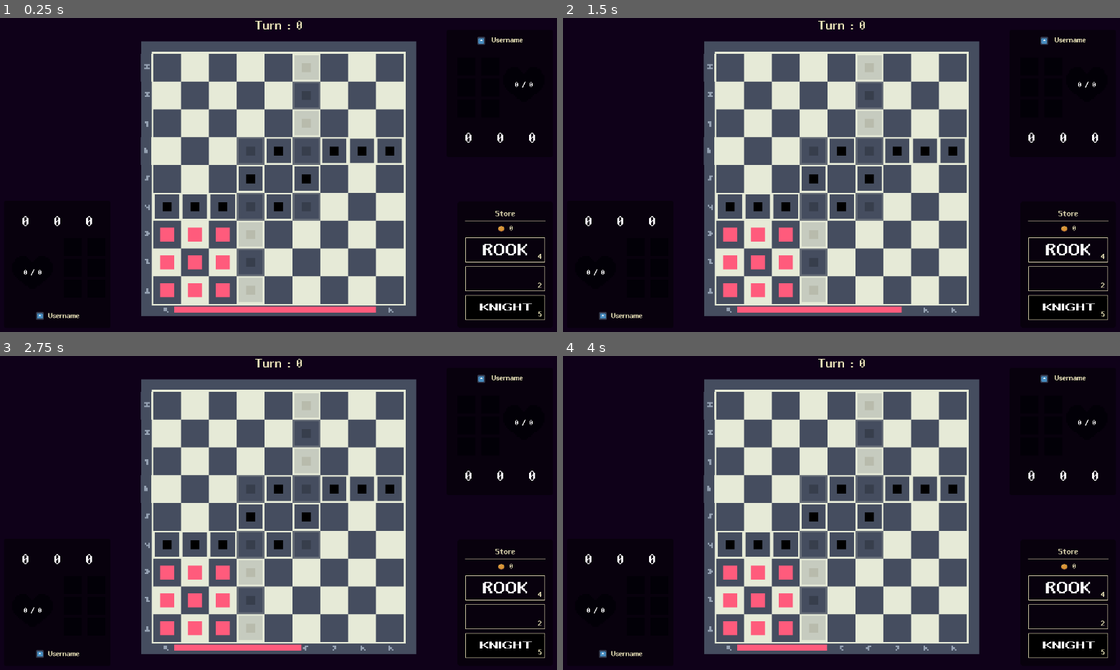
Above: before the commit, frames 1-4 (two rows, left to right).
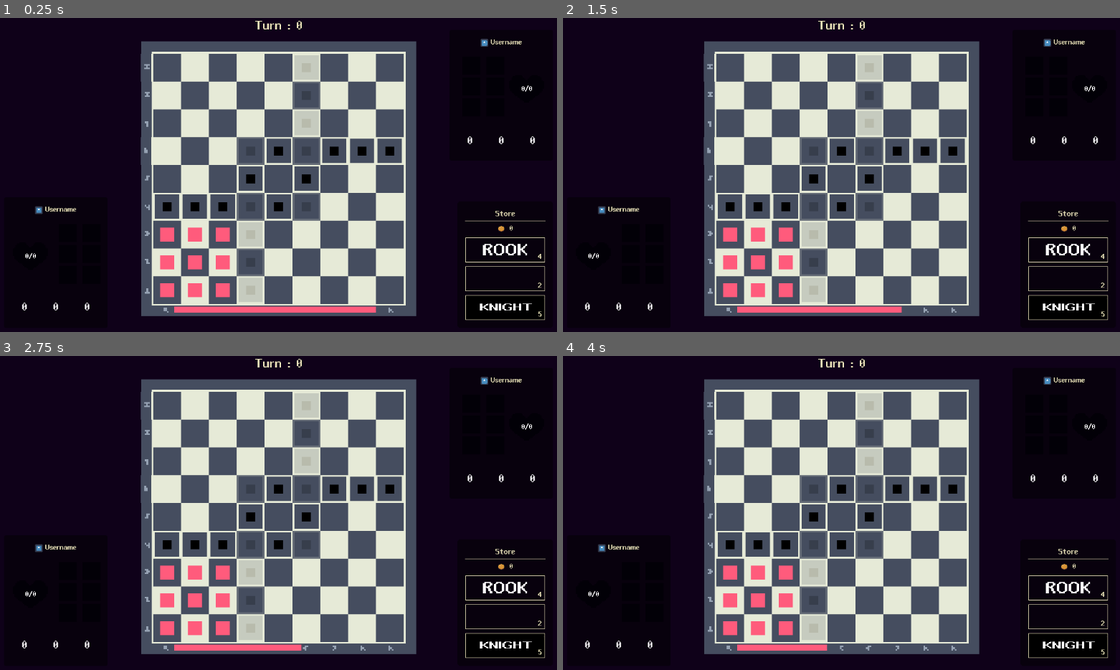
Above: after the commit, the same moments.

Repository: Juanxpeke/GD-FPSJuegos
Game: Godot game, scene res://Core/Maps/shejo_map.tscn
Same seed, same stepped clock (60 frames per second), same inputs: the game is played once before the commit and once after it. This scene is started directly instead of the project's main scene. The engine's default icon, where the game draws it, is replaced by a stand-in: a white triangle on a blue panel in a dark square. Sound files missing from this copy of the repository are replaced by a short silence.
Inputs (mouse positions are in pixels of both pictures, inside the frame that each line leads up to):
- Up to frame 1 (0.25 s): no input
- Up to frame 2 (1.5 s): click (585, 222) at 0.52 s; click "4" at 1.25 s
- Up to frame 3 (2.75 s): click "2" at 2 s
- Up to frame 4 (4 s): click "5" at 2.75 s; click (585, 560) at 3.52 s

The runs differ from the first frame. In frame 1, 0.6% of the frame differs, in the area x 3-97%, y 5-97%; in frame 2, 0.6%; in frame 3, 0.6%; in frame 4, 0.6%.
Error in both runs: Invalid access to property or key 'role' on a base object of type 'Nil'. (res://Core/UI/HUD/PlayerInterface/player_interface.gd:41)

Commit message:
feat: better hud styles

Diff:
--- a/Core/UI/HUD/PlayerInterface/active_skill_button.gd
+++ b/Core/UI/HUD/PlayerInterface/active_skill_button.gd
@@ -18,6 +18,7 @@
 	active_button.disabled = true
 	active_button.texture_disabled = active_skill.icon
 	active_button.texture_normal = active_skill.icon
+	active_button.material.set_shader_parameter("bordered", true)
 	active_button.material.set_shader_parameter("monochrome", false)
 	active_button.mouse_default_cursor_shape = Control.CURSOR_ARROW
 
@@ -31,6 +32,7 @@
 	active_button.disabled = false
 	active_button.texture_disabled = active_skill.icon
 	active_button.texture_normal = active_skill.icon
+	active_button.material.set_shader_parameter("bordered", false)
 	active_button.material.set_shader_parameter("monochrome", false)
 	active_button.mouse_default_cursor_shape = Control.CURSOR_POINTING_HAND
 
@@ -42,6 +44,7 @@
 	active_button.disabled = true
 	active_button.texture_disabled = active_skill.icon
 	active_button.texture_normal = active_skill.icon
+	active_button.material.set_shader_parameter("bordered", false)
 	active_button.material.set_shader_parameter("monochrome", true)
 	active_button.mouse_default_cursor_shape = Control.CURSOR_ARROW
 
@@ -64,8 +67,11 @@
 # Sets the active skill
 func set_active_skill(active_skill: ResActiveSkill) -> void:
 	if active_skill.active:
+		MultiplayerManager.log_msg('set_active_skill')
 		_display_active_layout(active_skill)
 	elif active_skill.cooldown_remaining > 0:
+		MultiplayerManager.log_msg('set_cooldown_skill')
 		_display_cooldown_layout(active_skill)
 	else:
+		MultiplayerManager.log_msg('set_activable_skill')
 		_display_activable_layout(active_skill)
--- a/Core/UI/HUD/PlayerInterface/active_skill_button.gdshader
+++ b/Core/UI/HUD/PlayerInterface/active_skill_button.gdshader
@@ -1,5 +1,6 @@
 shader_type canvas_item;
 
+uniform bool bordered;
 uniform bool monochrome;
 
 float circle(vec2 position, float radius, float feather)
@@ -11,9 +12,28 @@
 {
 	COLOR.a = 1.0 - circle(UV, 0.5, 0.005);
 
-	if (monochrome)
+	if (bordered)
 	{
-		float avg = (COLOR.r + COLOR.g + COLOR.b) / 3.0;
-    	COLOR.rgb = vec3(avg);
+		vec4 border_color = vec4(1.0, 1.0, 1.0, 1.0);
+		vec4 border_transparent_color = vec4(border_color.rgb, 0.0);
+		vec4 anim_border_color = mix(border_transparent_color, border_color, abs(sin(TIME * 1.0)));
+
+		float size_x = 1.0 / float(textureSize(TEXTURE, 0).x);
+		float size_y = 1.0 / float(textureSize(TEXTURE, 0).y);
+
+		float alpha = -4.0 * COLOR.a;
+		alpha += 1.0 - circle(UV + vec2(size_x, 0), 0.5, 0.005);
+		alpha += 1.0 - circle(UV + vec2(-size_x, 0), 0.5, 0.005);
+		alpha += 1.0 - circle(UV + vec2(0, size_y), 0.5, 0.005);
+		alpha += 1.0 - circle(UV + vec2(0, -size_y), 0.5, 0.005);;
+
+		vec4 final_color = mix(COLOR, anim_border_color, clamp(alpha, 0.0, 1.0));
+		COLOR = final_color;
+	}
+	else if (monochrome)
+	{
+		float average_color = (COLOR.r + COLOR.g + COLOR.b) / 3.0;
+		float average_decresed_color = average_color * 0.6;
+    	COLOR.rgb = vec3(average_decresed_color);
 	}
 }
--- a/Core/UI/HUD/PlayerInterface/active_skill_button.tscn
+++ b/Core/UI/HUD/PlayerInterface/active_skill_button.tscn
@@ -4,11 +4,13 @@
 [ext_resource type="Shader" path="res://Core/UI/HUD/PlayerInterface/active_skill_button.gdshader" id="1_jj5ec"]
 
 [sub_resource type="ShaderMaterial" id="ShaderMaterial_fa1t6"]
+resource_local_to_scene = true
 shader = ExtResource("1_jj5ec")
+shader_parameter/bordered = null
 shader_parameter/monochrome = false
 
 [node name="ActiveSkillButton" type="Control"]
-custom_minimum_size = Vector2(52, 52)
+custom_minimum_size = Vector2(48, 48)
 layout_mode = 3
 anchors_preset = 0
 script = ExtResource("1_04jr1")
@@ -16,7 +18,7 @@
 [node name="ActiveButton" type="TextureButton" parent="."]
 unique_name_in_owner = true
 material = SubResource("ShaderMaterial_fa1t6")
-custom_minimum_size = Vector2(52, 52)
+custom_minimum_size = Vector2(48, 48)
 layout_mode = 1
 anchors_preset = 15
 anchor_right = 1.0
@@ -28,6 +30,7 @@
 
 [node name="CooldownLabel" type="Label" parent="."]
 unique_name_in_owner = true
+texture_filter = 2
 layout_mode = 1
 anchors_preset = 15
 anchor_right = 1.0
@@ -37,7 +40,7 @@
 grow_horizontal = 2
 grow_vertical = 2
 theme_override_colors/font_color = Color(1, 1, 1, 1)
-theme_override_font_sizes/font_size = 32
+theme_override_font_sizes/font_size = 24
 text = "0"
 horizontal_alignment = 1
 vertical_alignment = 1
--- a/Core/UI/HUD/PlayerInterface/active_skills_list.gd
+++ b/Core/UI/HUD/PlayerInterface/active_skills_list.gd
@@ -36,4 +36,6 @@
 	self.player = player
 	player.skills_changed.connect(_update_layout)
 	GameManager.map.skill_activated.connect(_update_layout)
+	GameManager.map.turn_ended.connect(_update_layout) # REVIEW: This could be called before active skills are updated
+	GameManager.map.match_ended.connect(_update_layout) # REVIEW: This could be called before active skills are updated
 	_update_layout()
--- a/Core/UI/HUD/PlayerInterface/active_skills_list.tscn
+++ b/Core/UI/HUD/PlayerInterface/active_skills_list.tscn
@@ -7,7 +7,7 @@
 [node name="ActiveSkillsList" type="HBoxContainer"]
 offset_right = 180.0
 offset_bottom = 52.0
-theme_override_constants/separation = 12
+theme_override_constants/separation = 15
 alignment = 1
 script = ExtResource("1_wjhc0")
 clear_texture = ExtResource("2_4xpd0")
--- a/Core/UI/HUD/PlayerInterface/life_bar.gd
+++ b/Core/UI/HUD/PlayerInterface/life_bar.gd
@@ -15,7 +15,7 @@
 # Updates the layout
 func _update_layout() -> void:
 	life_progress_bar.value = player.current_health
-	life_label.text = str(player.current_health) + " / "  + str(player.role.initial_health)
+	life_label.text = str(player.current_health) + "/"  + str(player.role.initial_health)
 
 # Public
 
--- a/Core/UI/HUD/PlayerInterface/life_bar.tscn
+++ b/Core/UI/HUD/PlayerInterface/life_bar.tscn
@@ -8,8 +8,8 @@
 bg_color = Color(0, 0, 0, 0)
 
 [node name="LifeBar" type="PanelContainer"]
-offset_right = 80.0
-offset_bottom = 62.0
+offset_right = 70.0
+offset_bottom = 55.0
 theme_override_styles/panel = SubResource("StyleBoxFlat_ymp8i")
 script = ExtResource("3_n8vxg")
 metadata/_edit_group_ = true
@@ -33,6 +33,6 @@
 grow_horizontal = 2
 grow_vertical = 2
 theme_override_colors/font_color = Color(1, 1, 1, 1)
-text = "0 / 0"
+text = "0/0"
 horizontal_alignment = 1
 vertical_alignment = 1
--- a/Core/UI/HUD/PlayerInterface/passive_skills_list.gd
+++ b/Core/UI/HUD/PlayerInterface/passive_skills_list.gd
@@ -27,14 +27,19 @@
 
 # Updates the layout
 func _update_layout() -> void:
-	for i in range(item_count):
-		if i >= player.get_skills().size():
+	var item_idx: int = 0
+
+	for skill in player.get_skills():
+		if item_idx >= item_count:
 			break
 
-		var skill = player.get_skills()[i]
-		set_item_icon(i, skill.icon)
-		set_item_metadata(i, { "name": skill.name, "description": skill.description })
-		set_item_tooltip(i, str(i))
+		if skill is ResActiveSkill:
+			continue
+
+		set_item_icon(item_idx, skill.icon)
+		set_item_metadata(item_idx, { "name": skill.name, "description": skill.description })
+		set_item_tooltip(item_idx, str(item_idx))
+		item_idx += 1
 
 
 # Public
@@ -43,5 +48,4 @@
 func set_player(player: Player) -> void:
 	self.player = player
 	player.skills_changed.connect(_update_layout)
-	GameManager.map.skill_activated.connect(_update_layout)
 	_update_layout()
--- a/Core/UI/HUD/PlayerInterface/player_interface.gd
+++ b/Core/UI/HUD/PlayerInterface/player_interface.gd
@@ -8,8 +8,8 @@
 @onready var life_bar: LifeBar = $LifeBar
 @onready var passive_skills_list: PassiveSkillsList = $PassiveSkillsList
 @onready var active_skills_list: ActiveSkillsList = $ActiveSkillsList
-@onready var role_icon: TextureRect = $RoleIcon
-@onready var peer_name_label: Label = $PeerNameLabel
+@onready var role_icon: TextureRect = $TopContainer/RoleIcon
+@onready var peer_name_label: Label = $TopContainer/PeerNameLabel
 
 # Private
 
--- a/Core/UI/HUD/hud.tscn
+++ b/Core/UI/HUD/hud.tscn
@@ -23,8 +23,8 @@
 
 [node name="HUD" type="CanvasLayer"]
 script = ExtResource("1_ku5ab")
-metadata/_edit_horizontal_guides_ = [624.0, 648.0, 24.0, 264.0]
-metadata/_edit_vertical_guides_ = [24.0, 1128.0, 1112.0, 40.0]
+metadata/_edit_horizontal_guides_ = [624.0, 648.0, 24.0, 59.0, 75.0, 207.0, 223.0, 395.0, 411.0]
+metadata/_edit_vertical_guides_ = [24.0, 1128.0, 1112.0]
 
 [node name="PlayerInterface" type="Panel" parent="."]
 unique_name_in_owner = true
@@ -32,8 +32,8 @@
 anchor_top = 1.0
 anchor_bottom = 1.0
 offset_left = 40.0
-offset_top = -264.0
-offset_right = 222.0
+offset_top = -271.0
+offset_right = 216.0
 offset_bottom = -40.0
 grow_vertical = 0
 pivot_offset = Vector2(0, 224)
@@ -41,136 +41,151 @@
 script = ExtResource("2_miedf")
 turn_indicator_color = Color(0.345098, 0.811765, 0.521569, 1)
 
-[node name="LifeBar" parent="PlayerInterface" instance=ExtResource("3_pdxq5")]
-layout_mode = 1
-anchors_preset = 2
-anchor_top = 1.0
-anchor_bottom = 1.0
-offset_top = -129.0
-offset_right = 82.0
-offset_bottom = -63.0
-grow_vertical = 0
-
-[node name="PassiveSkillsList" parent="PlayerInterface" instance=ExtResource("4_1iykr")]
-layout_mode = 1
-anchors_preset = 2
-anchor_top = 1.0
-anchor_bottom = 1.0
-offset_left = 98.0
-offset_top = -168.0
-offset_right = 206.0
-offset_bottom = -24.0
-grow_vertical = 0
-pivot_offset = Vector2(0, 96)
-
-[node name="ActiveSkillsList" parent="PlayerInterface" instance=ExtResource("5_q52k7")]
-layout_mode = 0
-
-[node name="RoleIcon" type="TextureRect" parent="PlayerInterface"]
-layout_mode = 1
-anchors_preset = -1
-anchor_top = 1.0
-anchor_bottom = 1.0
-offset_left = 48.0
-offset_top = -16.0
-offset_right = 64.0
-grow_vertical = 0
-pivot_offset = Vector2(0, 16)
+[node name="TopContainer" type="HBoxContainer" parent="PlayerInterface"]
+layout_mode = 1
+anchors_preset = 5
+anchor_left = 0.5
+anchor_right = 0.5
+offset_left = -50.0
+offset_right = 50.0
+offset_bottom = 21.0
+grow_horizontal = 2
+pivot_offset = Vector2(50, 0)
+theme_override_constants/separation = 4
+alignment = 1
+
+[node name="RoleIcon" type="TextureRect" parent="PlayerInterface/TopContainer"]
+custom_minimum_size = Vector2(16, 16)
+layout_mode = 2
+size_flags_vertical = 4
 texture = ExtResource("3_m82of")
 expand_mode = 1
 
-[node name="PeerNameLabel" type="Label" parent="PlayerInterface"]
-layout_mode = 1
-anchors_preset = 2
-anchor_top = 1.0
-anchor_bottom = 1.0
-offset_left = 72.0
-offset_top = -19.0
-offset_right = 144.0
-offset_bottom = 2.0
-grow_vertical = 0
+[node name="PeerNameLabel" type="Label" parent="PlayerInterface/TopContainer"]
+layout_mode = 2
 text = "Username"
 vertical_alignment = 2
 
+[node name="LifeBar" parent="PlayerInterface" instance=ExtResource("3_pdxq5")]
+layout_mode = 1
+anchors_preset = 4
+anchor_top = 0.5
+anchor_bottom = 0.5
+offset_left = 2.0
+offset_top = -40.5
+offset_right = 72.0
+offset_bottom = 14.5
+grow_vertical = 2
+
+[node name="PassiveSkillsList" parent="PlayerInterface" instance=ExtResource("4_1iykr")]
+layout_mode = 1
+anchors_preset = 6
+anchor_left = 1.0
+anchor_top = 0.5
+anchor_right = 1.0
+anchor_bottom = 0.5
+offset_left = -88.0
+offset_top = -81.0
+offset_right = 20.0
+offset_bottom = 63.0
+grow_horizontal = 0
+grow_vertical = 2
+pivot_offset = Vector2(0, 96)
+
+[node name="ActiveSkillsList" parent="PlayerInterface" instance=ExtResource("5_q52k7")]
+layout_mode = 1
+anchors_preset = 7
+anchor_left = 0.5
+anchor_top = 1.0
+anchor_right = 0.5
+anchor_bottom = 1.0
+offset_left = -90.0
+offset_top = -52.0
+offset_right = 90.0
+offset_bottom = 0.0
+grow_horizontal = 2
+grow_vertical = 0
+
 [node name="EnemyInterface" type="Panel" parent="."]
 unique_name_in_owner = true
 anchors_preset = 1
 anchor_left = 1.0
 anchor_right = 1.0
-offset_left = -222.0
+offset_left = -216.0
 offset_top = 40.0
 offset_right = -40.0
-offset_bottom = 264.0
-grow_horizontal = 0
-pivot_offset = Vector2(0, 120)
+offset_bottom = 271.0
+grow_horizontal = 0
+pivot_offset = Vector2(0, 112)
 theme_override_styles/panel = SubResource("StyleBoxFlat_bwhrk")
 script = ExtResource("2_miedf")
 turn_indicator_color = Color(0.345098, 0.811765, 0.521569, 1)
 
-[node name="LifeBar" parent="EnemyInterface" instance=ExtResource("3_pdxq5")]
-layout_mode = 1
-anchors_preset = -1
-anchor_top = 1.0
-anchor_bottom = 1.0
-offset_left = 98.0
-offset_top = -165.0
-offset_right = 181.0
-offset_bottom = -95.0
-grow_vertical = 0
-pivot_offset = Vector2(0, 21)
-
-[node name="PassiveSkillsList" parent="EnemyInterface" instance=ExtResource("4_1iykr")]
-layout_mode = 1
-anchors_preset = -1
-anchor_top = 1.0
-anchor_bottom = 1.0
-offset_top = -187.0
-offset_right = 104.0
-offset_bottom = -43.0
-grow_vertical = 0
-pivot_offset = Vector2(0, 96)
-
-[node name="ActiveSkillsList" parent="EnemyInterface" instance=ExtResource("5_q52k7")]
+[node name="TopContainer" type="HBoxContainer" parent="EnemyInterface"]
 layout_mode = 1
 anchors_preset = 5
 anchor_left = 0.5
 anchor_right = 0.5
-offset_left = -88.0
-offset_top = 176.0
-offset_right = 88.0
-offset_bottom = 224.0
-grow_horizontal = 2
-
-[node name="RoleIcon" type="TextureRect" parent="EnemyInterface"]
-layout_mode = 1
-anchors_preset = -1
-anchor_left = 1.0
-anchor_right = 1.0
-offset_left = -136.0
-offset_top = -2.0
-offset_right = -120.0
-offset_bottom = 14.0
-grow_horizontal = 0
-pivot_offset = Vector2(12, 0)
+offset_left = -50.0
+offset_right = 50.0
+offset_bottom = 21.0
+grow_horizontal = 2
+pivot_offset = Vector2(50, 0)
+theme_override_constants/separation = 4
+alignment = 1
+
+[node name="RoleIcon" type="TextureRect" parent="EnemyInterface/TopContainer"]
+custom_minimum_size = Vector2(16, 16)
+layout_mode = 2
+size_flags_vertical = 4
 texture = ExtResource("3_m82of")
 expand_mode = 1
 
-[node name="PeerNameLabel" type="Label" parent="EnemyInterface"]
-layout_mode = 1
-anchors_preset = 1
-anchor_left = 1.0
-anchor_right = 1.0
-offset_left = -108.0
-offset_top = -3.0
-offset_right = -45.0
-offset_bottom = 21.0
-grow_horizontal = 0
+[node name="PeerNameLabel" type="Label" parent="EnemyInterface/TopContainer"]
+layout_mode = 2
 text = "Username"
-
-[node name="HBoxContainer" type="HBoxContainer" parent="EnemyInterface"]
-layout_mode = 0
-offset_right = 40.0
-offset_bottom = 40.0
+vertical_alignment = 2
+
+[node name="LifeBar" parent="EnemyInterface" instance=ExtResource("3_pdxq5")]
+layout_mode = 1
+anchors_preset = -1
+anchor_left = 1.0
+anchor_top = 0.5
+anchor_right = 1.0
+anchor_bottom = 0.5
+offset_left = -72.0
+offset_top = -40.5
+offset_right = -2.0
+offset_bottom = 14.5
+grow_horizontal = 0
+grow_vertical = 2
+
+[node name="PassiveSkillsList" parent="EnemyInterface" instance=ExtResource("4_1iykr")]
+layout_mode = 1
+anchors_preset = -1
+anchor_top = 0.5
+anchor_bottom = 0.5
+offset_left = 4.0
+offset_top = -81.0
+offset_right = 108.0
+offset_bottom = 63.0
+grow_vertical = 2
+pivot_offset = Vector2(0, 96)
+
+[node name="ActiveSkillsList" parent="EnemyInterface" instance=ExtResource("5_q52k7")]
+layout_mode = 1
+anchors_preset = 7
+anchor_left = 0.5
+anchor_top = 1.0
+anchor_right = 0.5
+anchor_bottom = 1.0
+offset_left = -88.0
+offset_top = -48.0
+offset_right = 88.0
+offset_bottom = 0.0
+grow_horizontal = 2
+grow_vertical = 0
+pivot_offset = Vector2(88, 48)
 
 [node name="Store" parent="." instance=ExtResource("1_xp5ni")]
 unique_name_in_owner = true
--- a/Core/Units/unit.gdshader
+++ b/Core/Units/unit.gdshader
@@ -22,8 +22,6 @@
 	alpha += texture(TEXTURE, UV + vec2(-size_x, -size_y)).a;
 	alpha += texture(TEXTURE, UV + vec2(size_x, -size_y)).a;
 
-	// vec4 anim_outline_color = mix(vec4(1.0), outline_color, abs(sin(TIME * 1.0)));
-
 	vec4 final_color = mix(sprite_color, outline_color, clamp(alpha, 0.0, 1.0));
 	COLOR = final_color;
 }
--- a/Global/Skills/Actives/DimensionalJump/dimensional_jump.tres
+++ b/Global/Skills/Actives/DimensionalJump/dimensional_jump.tres
@@ -5,7 +5,7 @@
 
 [resource]
 script = ExtResource("1_x4s7y")
-COOLDOWN = 2
+COOLDOWN = 3
 TURNS_ACTIVE = 1
 INITIAL_USES = 3
 name = "Dimensional Jump (horizontal)"
--- a/Global/Skills/Actives/DimensionalJump/dimensional_jump_v.tres
+++ b/Global/Skills/Actives/DimensionalJump/dimensional_jump_v.tres
@@ -5,7 +5,7 @@
 
 [resource]
 script = ExtResource("1_0nx3r")
-COOLDOWN = 2
+COOLDOWN = 3
 TURNS_ACTIVE = 1
 INITIAL_USES = 3
 name = "Dimensional Jump (vertical)"
Not shown, removed: Core/UI/MainMenu/lob47A7.tmp
Not shown, removed: Core/UI/MainMenu/maiD0B5.tmp
